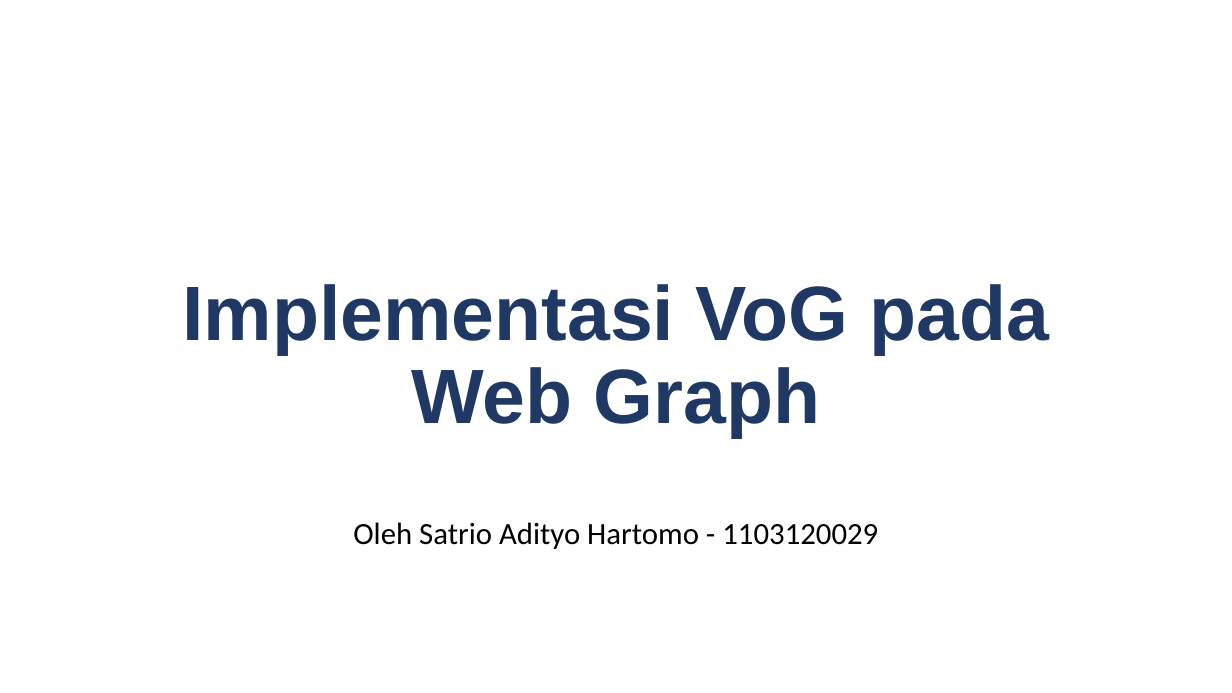
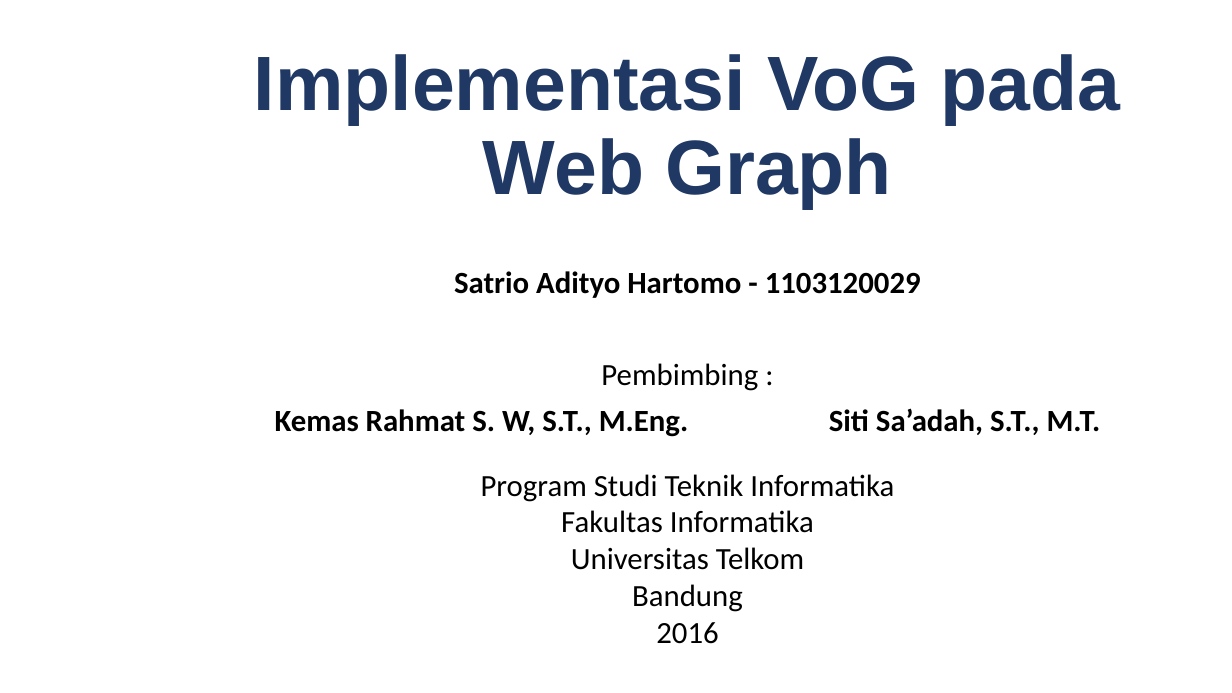
Before and after one commit to satrioadityo/VoG, a slide deck: slide 1 of Presentasi Implementasi VoG.pptx. Drawn at 1232x693 pixels with LibreOffice and Linux fonts; fonts in the diff are those of the drawing; background and template pictures are left out. Boxes give left, top, right and bottom in pixels: in the first picture for what was removed or moved away, otherwise in the second. Text is boxed around its words. In the diff, an @@ line names an element or a change of style, - is before the commit and + after.

```diff
--- a/Presentasi Implementasi VoG.pptx
+++ b/Presentasi Implementasi VoG.pptx
@@ title "Implementasi VoG pada Web Graph" moved from (x1=182, y1=284, x2=1049, y2=437) to (x1=254, y1=54, x2=1121, y2=208) @@
@@ subtitle at (x1=275, y1=271, x2=1101, y2=437): text changed; bold on @@
-Oleh Satrio Adityo Hartomo - 1103120029
+Satrio Adityo Hartomo - 1103120029
+Pembimbing :
+Kemas Rahmat S. W, S.T., M.Eng. Siti Sa’adah, S.T., M.T.
@@ text added at (x1=481, y1=474, x2=894, y2=644), 24 pt, text #000000 @@
+Program Studi Teknik Informatika
+Fakultas Informatika
+Universitas Telkom
+Bandung
+2016
```
Also in this commit, not shown: 12 other slides changed, 1 slide added, 2 slides removed, 3 other files.
